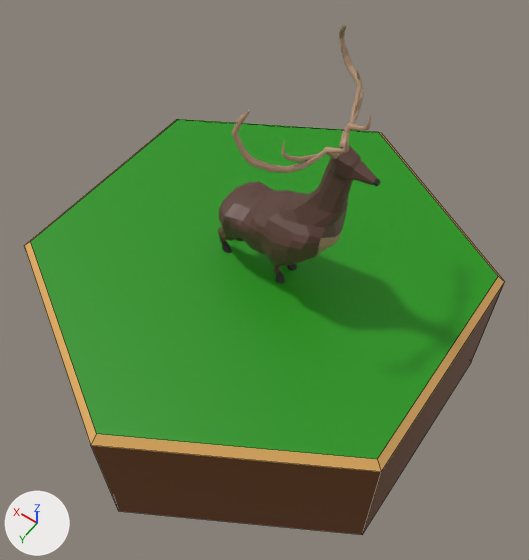
One commit to the FBX model Assets/Assets/Common/Resources/Models/altigen_blok_geyik.fbx: the scene before it, then after it.
Before and after are seen from a 50 mm lens placed at (-1.14, 1.56, 2.32), pointed at (-0.11, 0.11, 0.06). Every picture has the same lights, and +X, +Y and +Z are marked at lower left. Mesh edges are drawn as thin lines on the coarser meshes. Where no turn or scale is listed for an object, it has been applied to the vertices.

Names of what the first picture shows: 'deer', 'ground'.
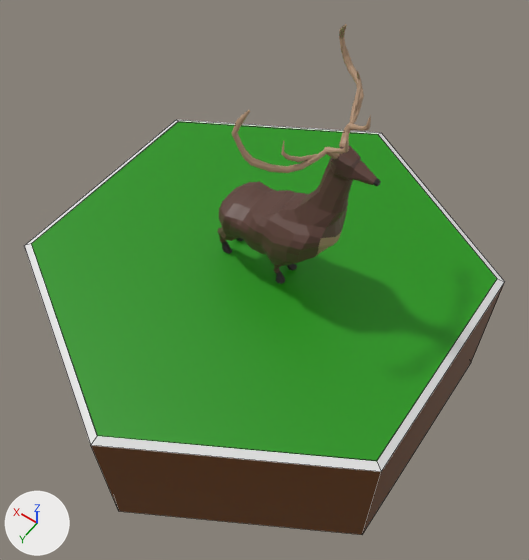
Pixel boxes (x1, y1, x2, y2) of what changed, in the pictures (529 x 560 px):
'ground', reshaped
    before: (24, 119, 505, 535)
    after: (24, 120, 505, 535)
part 1 of me_cube_009, built on
    before: (24, 119, 505, 472)
    after: (24, 120, 505, 472)

The change in detail:
Material 'corners.001' (mat_corners_001) is new.
Its base color is (0.8, 0.8, 0.8) (white #e7e7e7).
me_cube_009 has 18 vertices, 14 faces and spans x -0.87..0.87, y -1.0..1.0, z -0.65..0.0.
me_cube_009 is used by ob_ground; location (0.0, 0.0, 0.0).
Verts and faces of me_cube_009; kept vertices keep their numbers, new ones are numbered from 18.
Before the commit, vertices of me_cube_009: 6 (0.84, -0.48, 0.0) at pixel (178, 119), 8 (-0.84, 0.48, 0.0) at pixel (377, 459), 10 (0.84, 0.48, 0.0) at pixel (30, 241), 12 (0.0, -0.97, 0.0) at pixel (378, 131), 14 (0.0, 0.97, 0.0) at pixel (96, 433).
Before the commit, vertices of me_cube_009: 16 (-0.84, -0.48, 0.0) at pixel (498, 276).
Part 1, on me_cube_009:
Vertices 6, 8, 10, 12, 14, 16 move by (0.0, 0.0, -0.01).
New vertex 18 is at (0.84, -0.48, -0.01), pixel (178, 121).
New vertex 19 is at (-0.84, 0.48, -0.01), pixel (376, 460).
New vertex 20 is at (0.84, 0.48, -0.01), pixel (31, 243).
New vertex 21 is at (0.0, -0.97, -0.01), pixel (377, 134).
New vertex 22 is at (0.0, 0.97, -0.01), pixel (96, 435).
New vertex 23 is at (-0.84, -0.48, -0.01), pixel (497, 278).
New faces: (18, 20, 22, 19, 23, 21) (mat_grass (green #1a9200)).
me_cube_009 no longer uses material mat_corners (orange #e7b163).
me_cube_009 now uses material mat_corners_001 (white #e7e7e7).
